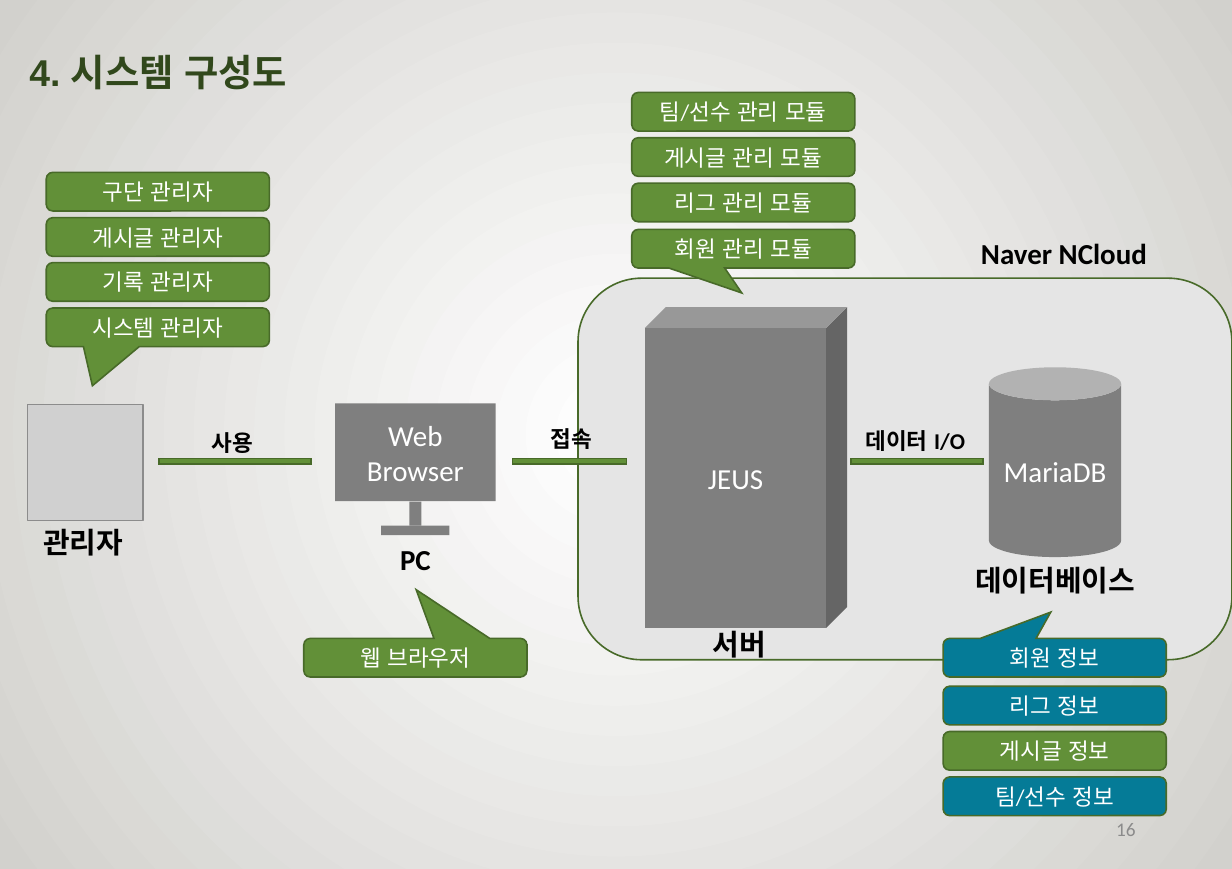
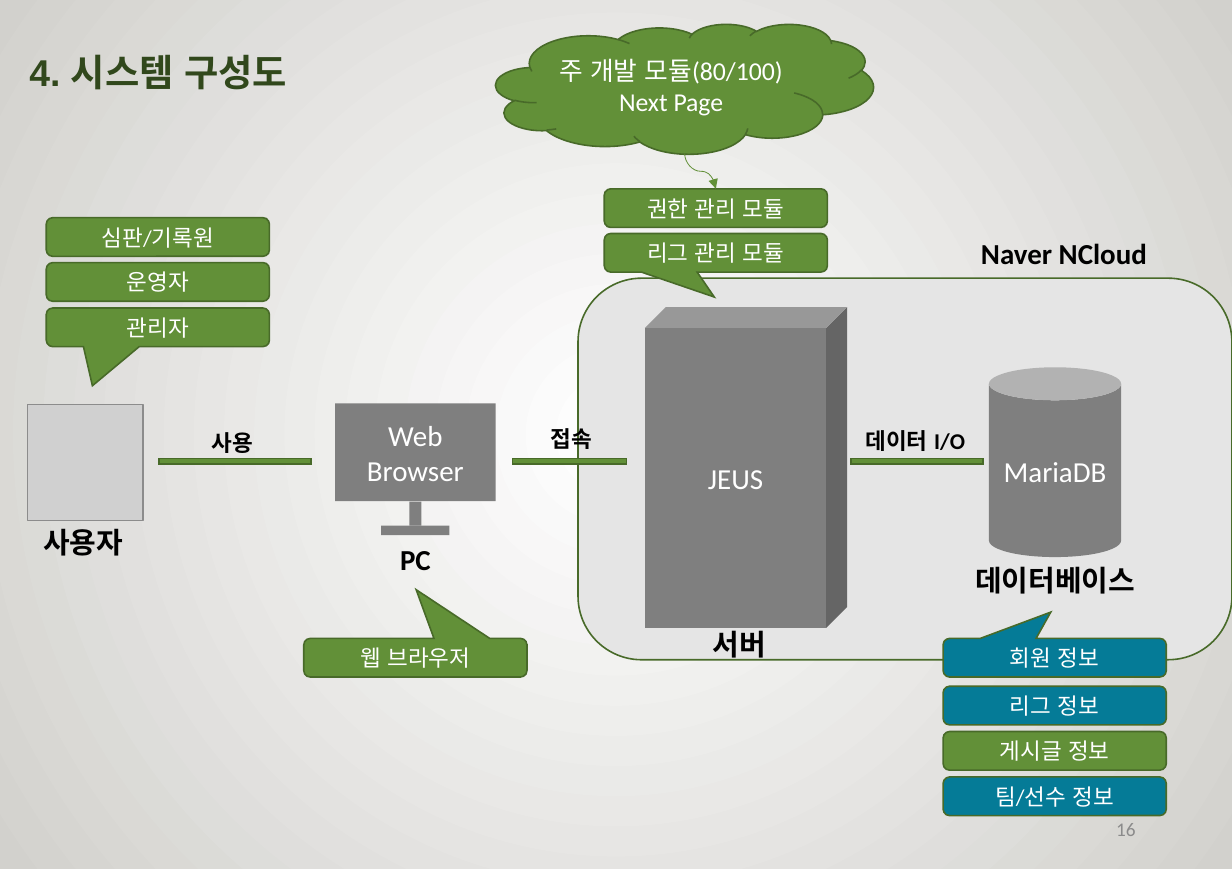
Before and after one commit to rimbong/Webengers, a slide deck: slide 16 of resources/졸작설계서.pptx. Drawn at 1232x869 pixels with LibreOffice and Linux fonts; fonts in the diff are those of the drawing; grey boxes stand for pictures; background and template pictures are left out. Boxes give left, top, right and bottom in pixels: in the first picture for what was removed or moved away, otherwise in the second. Text is boxed around its words. In the diff, an @@ line names an element or a change of style, - is before the commit and + after.

```diff
--- a/resources/졸작설계서.pptx
+++ b/resources/졸작설계서.pptx
@@ cloud added at [496,24,874,154], fill #629038, outline #496B29 1 pt, 16 pt, text #FFFFFF @@
+주 개발 모듈(80/100)
+Next Page
@@ rounded rectangle removed at [632,93,855,131] @@
-팀/선수 관리 모듈
@@ rounded rectangle removed at [632,138,855,176] @@
-게시글 관리 모듈
@@ rounded rectangle removed at [46,173,270,211] @@
-구단 관리자
@@ curved arrow added from (685, 154) to (716, 189), #629038 0.5 pt @@
@@ rounded rectangle "권한 관리 모듈": place and size @@
-rounded rectangle "권한 관리 모듈" at [632,183,855,221]
+rounded rectangle "권한 관리 모듈" at [604,189,828,227]
@@ text in rounded rectangle at [647,198,784,219]: text changed @@
-리그 관리 모듈
+권한 관리 모듈
@@ text in rounded rectangle at [102,227,215,248]: text changed @@
-게시글 관리자
+심판/기록원
@@ rounded speech box "리그 관리 모듈": place and size @@
-rounded speech box "리그 관리 모듈" at [632,229,855,268]
+rounded speech box "리그 관리 모듈" at [604,234,828,272]
@@ text in rounded speech box at [647,242,784,263]: text changed @@
-회원 관리 모듈
+리그 관리 모듈
@@ text in rounded rectangle at [127,271,189,292]: text changed @@
-기록 관리자
+운영자
@@ text in rounded speech box at [127,317,189,338]: text changed @@
-시스템 관리자
+관리자
@@ text at [43,528,123,556]: text changed @@
-관리자
+사용자
```
Also in this commit, not shown: 1 slide added.
